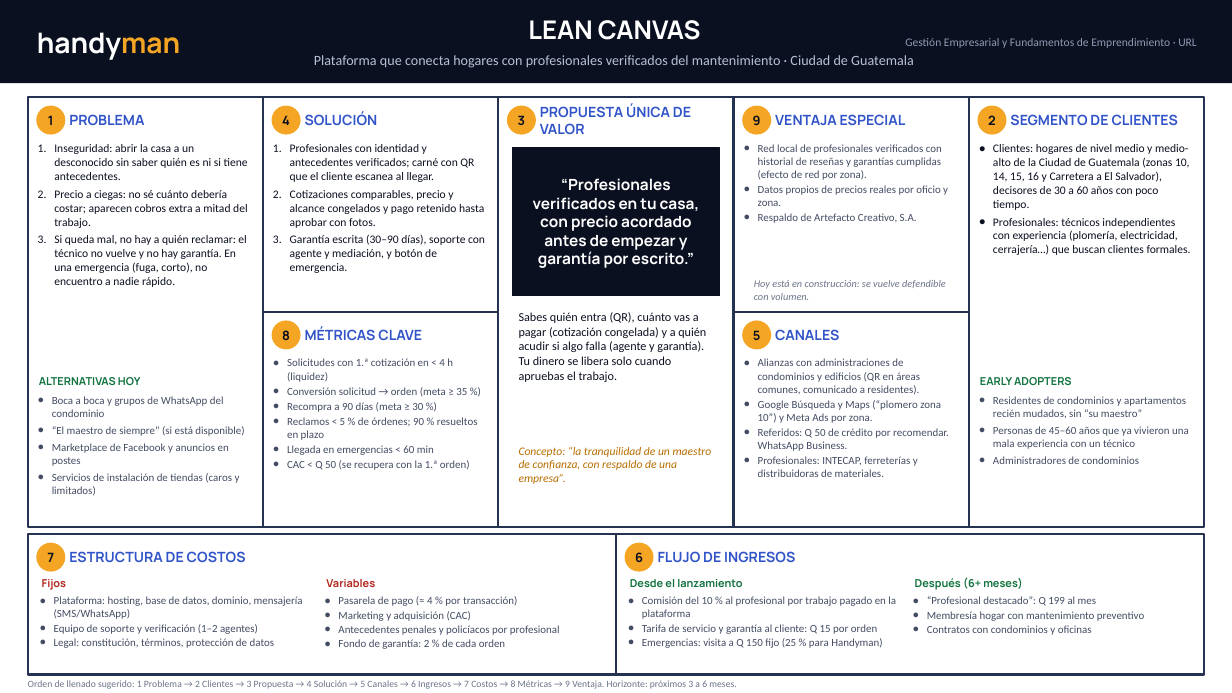
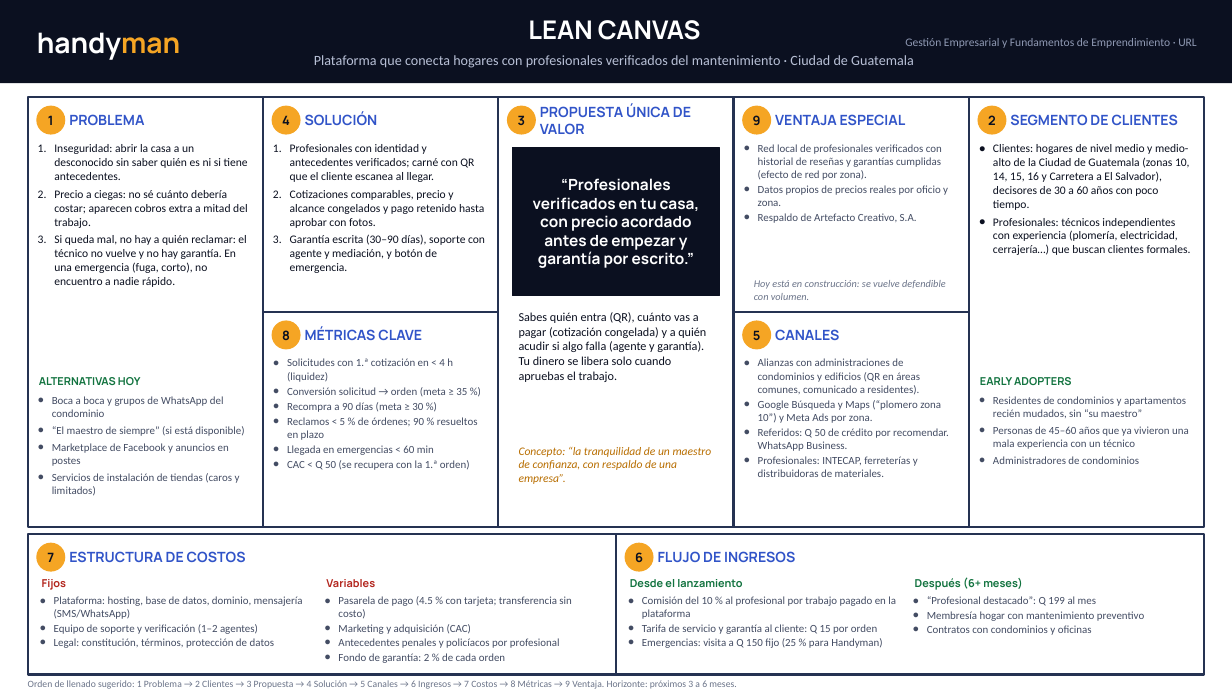
Before and after one commit to matcodez/handyman, a slide deck: slide 1 of docs/Lean_Canvas_Handyman.pptx. Drawn at 1232x693 pixels with LibreOffice and Linux fonts; fonts in the diff are those of the drawing. Boxes give left, top, right and bottom in pixels: in the first picture for what was removed or moved away, otherwise in the second. Text is boxed around its words. In the diff, an @@ line names an element or a change of style, - is before the commit and + after.

```diff
--- a/docs/Lean_Canvas_Handyman.pptx
+++ b/docs/Lean_Canvas_Handyman.pptx
@@ text at [338,596,571,618]: text changed @@
-● Pasarela de pago (≈ 4 % por transacción)
+● Pasarela de pago (4.5 % con tarjeta; transferencia sin costo)
```
Also in this commit, not shown: 1 other slide changed, 3 other files.
